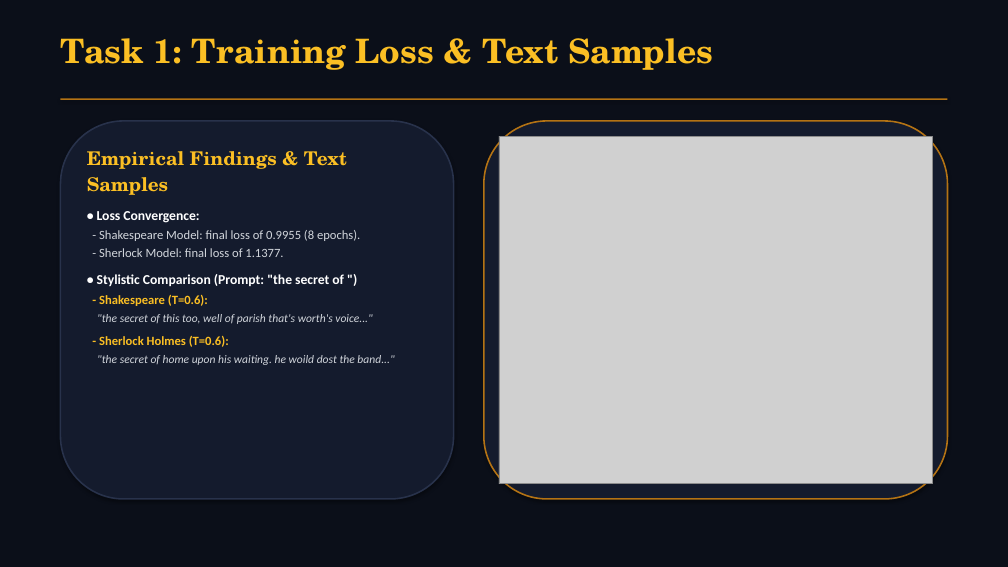
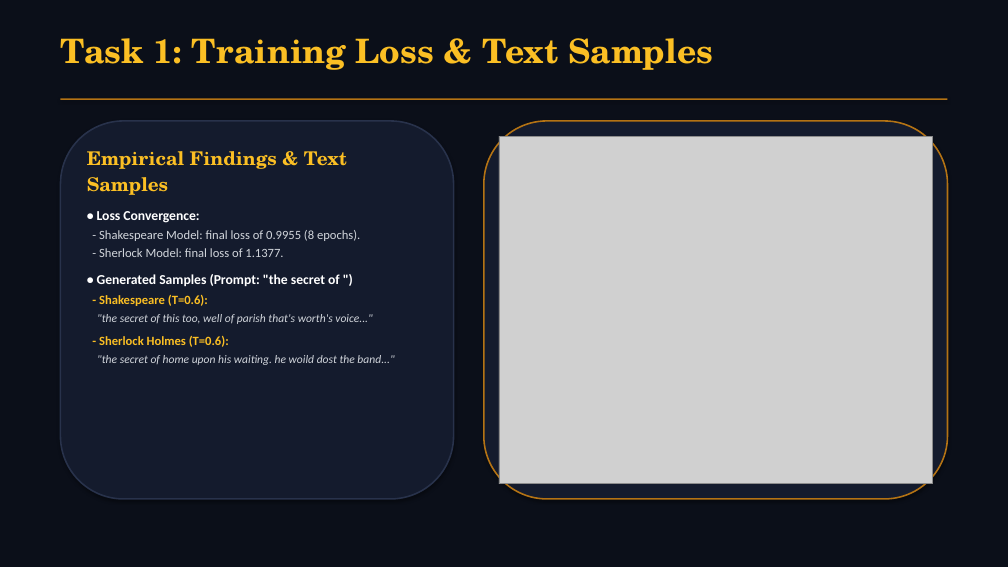
Before and after one commit to WhySeriousKaif/CNN-Group-3-Project, a slide deck: slide 6 of presentation.pptx. Drawn at 1008x567 pixels with LibreOffice and Linux fonts; fonts in the diff are those of the drawing; grey boxes stand for pictures. Boxes give left, top, right and bottom in pixels: in the first picture for what was removed or moved away, otherwise in the second. Text is boxed around its words. In the diff, an @@ line names an element or a change of style, - is before the commit and + after.

```diff
--- a/presentation.pptx
+++ b/presentation.pptx
@@ text at [97,274,340,286]: text changed @@
-• Stylistic Comparison (Prompt: "the secret of ")
+• Generated Samples (Prompt: "the secret of ")
```
Also in this commit, not shown: 13 other slides changed, 1 slide added, 1 slide removed, 1 other file.
